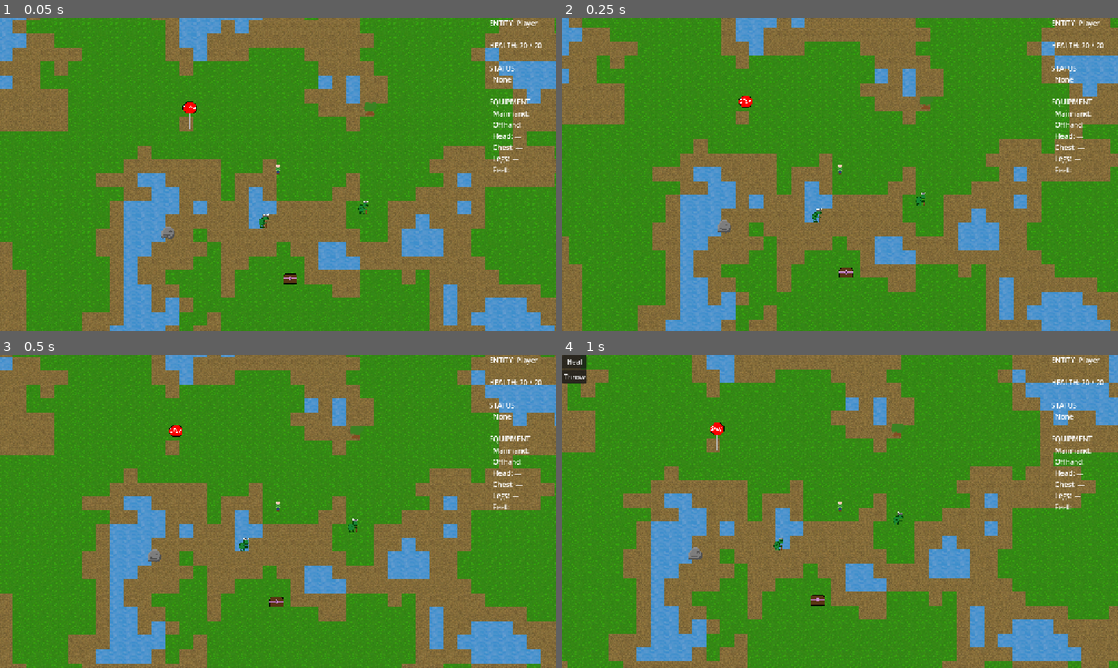
Above: before the commit, frames 1-4 (two rows, left to right).
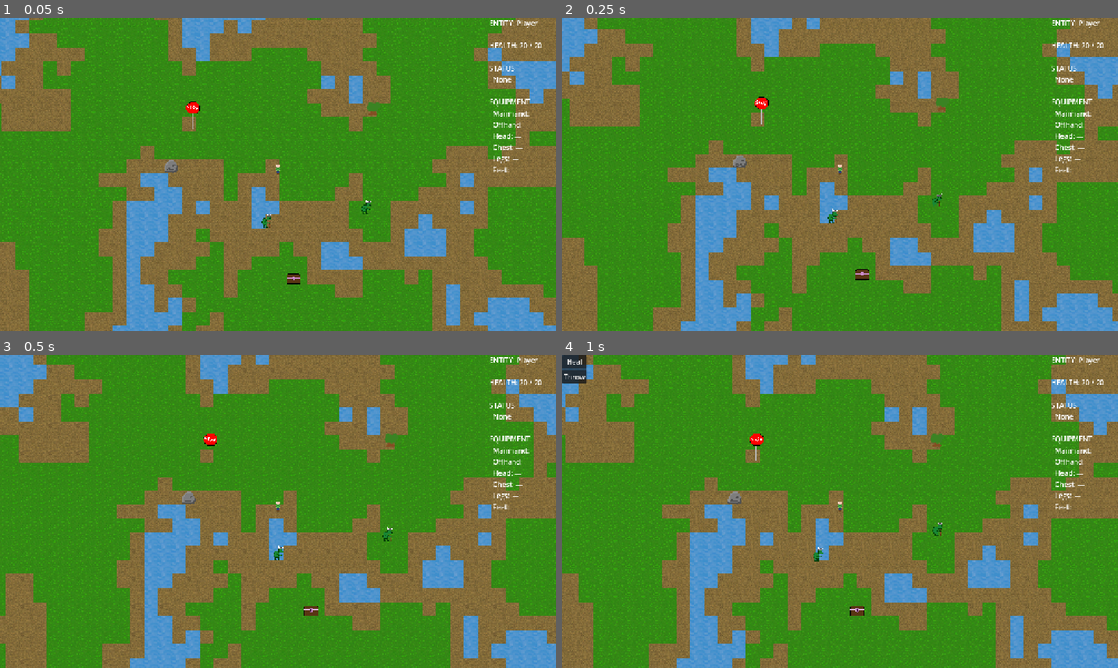
Above: after the commit, the same moments.

Repository: Drewpicus/2dPractice
Game: Godot game, scene res://Scenes/main.tscn
Two runs of this game, one before a commit and one after it. Both use one fixed random seed, a clock stepped at 60 frames per second and the inputs below. This scene is started directly instead of the project's main scene.
Inputs (mouse positions are in pixels of both pictures, inside the frame that each line leads up to):
- Up to frame 1 (0.05 s): no input
- Up to frame 2 (0.25 s): no input
- Up to frame 3 (0.5 s): no input
- Up to frame 4 (1 s): move the mouse to (962, 495) at 0.52 s; hold D (move_right) from 0.53 s (still down); hold E (abilities) from 0.53 s (still down)

The runs differ from the first frame. In frame 1, 14% of the frame differs, in the area x 0-100%, y 0-100%; in frame 2, 32%; in frame 3, 45%; in frame 4, 48%.

Commit message:
pathfinding around solid things

Diff:
--- a/Scripts/World/world_pathfinding_system.gd
+++ b/Scripts/World/world_pathfinding_system.gd
@@ -4,8 +4,8 @@
 @onready var world: GameWorld = get_parent() as GameWorld
 
 var _grid := AStarGrid2D.new()
-var _grid_size := 32.0
-
+var _grid_size := 8.0
+var _entity_blocked_cells: Dictionary[Vector2i, bool] = {}
 
 func rebuild() -> void:
 	if not world.world_data:
@@ -53,6 +53,8 @@
 	):
 		return path
 
+	_refresh_entity_blockers(entity)
+
 	var cell_path := _grid.get_id_path(
 		start_cell,
 		destination_cell
@@ -84,3 +86,43 @@
 		path.append(destination)
 
 	return path
+
+func _refresh_entity_blockers(
+	excluded_entity: Entity = null
+) -> void:
+	# Clear the Entity blockers from the previous query.
+	for cell in _entity_blocked_cells:
+		if _grid.is_in_boundsv(cell):
+			_grid.set_point_solid(
+				cell,
+				false
+			)
+
+	_entity_blocked_cells.clear()
+
+	# Mark the current cells of every solid Entity.
+	for entity in world.get_entities():
+		if not entity:
+			continue
+
+		# The mover obviously needs to be allowed
+		# to leave its own starting cell.
+		if entity == excluded_entity:
+			continue
+
+		if not entity.solid:
+			continue
+
+		var cell := world.world_to_cell(
+			entity.global_position
+		)
+
+		if not _grid.is_in_boundsv(cell):
+			continue
+
+		_entity_blocked_cells[cell] = true
+
+		_grid.set_point_solid(
+			cell,
+			true
+		)
--- a/main.gd
+++ b/main.gd
@@ -44,7 +44,7 @@
 	game_world.spawn_entity(&"base:stopsign",Vector2(-200, -100))
 	game_world.spawn_entity(&"base:goblin",Vector2(198, 95))
 	game_world.spawn_entity(&"base:goblin",Vector2(-30, 125))
-	game_world.spawn_entity(&"base:rock",Vector2(-250, 152))
+	game_world.spawn_entity(&"base:rock",Vector2(-250, 0))
 	game_world.spawn_entity(&"base:tree",Vector2(216, -130))
 	game_world.spawn_entity(&"base:chest",Vector2(32, 256))
 
@@ -61,7 +61,7 @@
 	if player:
 		game_world.move_entity_to(
 			player,
-			Vector2(300, 400)
+			Vector2(-500, 0)
 		)
 
 func _spawn_players() -> void:
